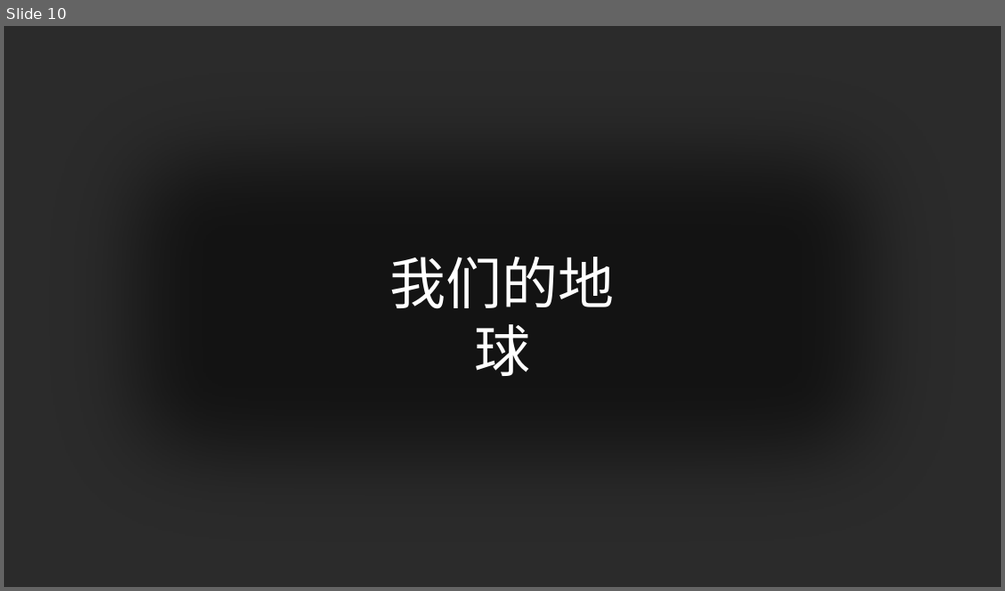
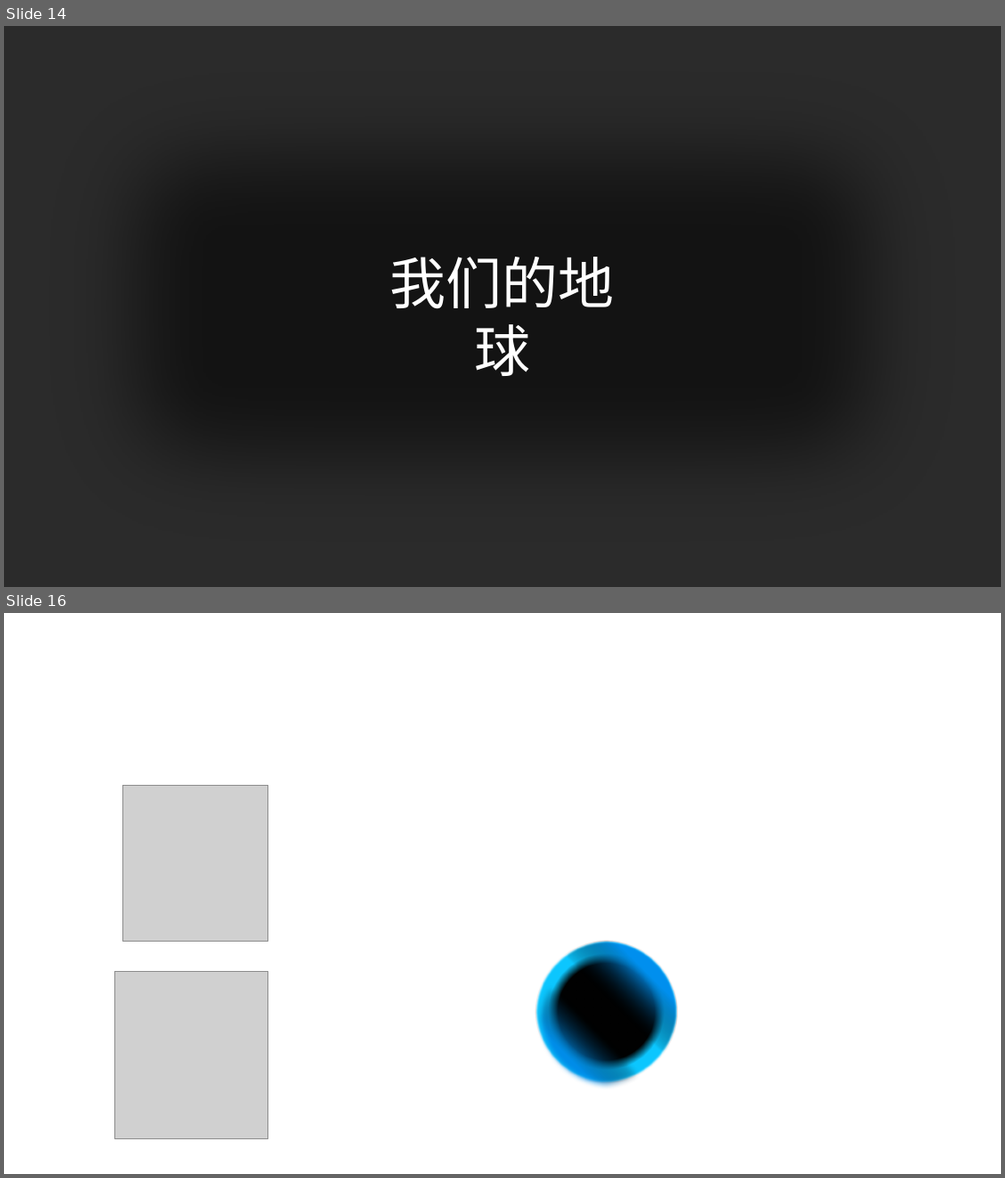
Before and after one commit to cloudboyyun/MyStudyRepository, a slide deck: StudyPPT/test1.pptx. Shown one above the other, each under a label of ours: slide 10 before the commit, slides 14 and 16 after it; the slides between them are not shown. The pictures are 1005x591 and 1005x1178 pixels, drawn with LibreOffice and Linux fonts; fonts in the diff are those of the drawing; grey boxes stand for pictures; background and template pictures are left out; a plain dark background stands for a picture behind light text. Boxes give left, top, right and bottom in pixels: in the first picture for what was removed or moved away, otherwise in the second. Text is boxed around its words. In the diff, an @@ line names an element or a change of style, - is before the commit and + after.

```diff
--- a/StudyPPT/test1.pptx
+++ b/StudyPPT/test1.pptx
@@ slide 16 added at box(4, 613, 1001, 1174), background #FFFFFF @@
@@ picture added at box(122, 785, 268, 941) @@
@@ ellipse added at box(535, 941, 677, 1082), fill gradient #000000 to #0DC7FF, outline #7A240B 1 pt @@
@@ ellipse added at box(535, 948, 677, 1089), fill gradient #000000 to #008DE9, outline #7A240B 1 pt @@
@@ ellipse added at box(535, 941, 677, 1082), fill gradient #000000 to #0090EF, outline #7A240B 1 pt @@
@@ picture added at box(114, 971, 268, 1138) @@
@@ what was slide 10 is now slide 14 @@
```
Also in this commit, not shown: 5 other slides added, 4 other files.
